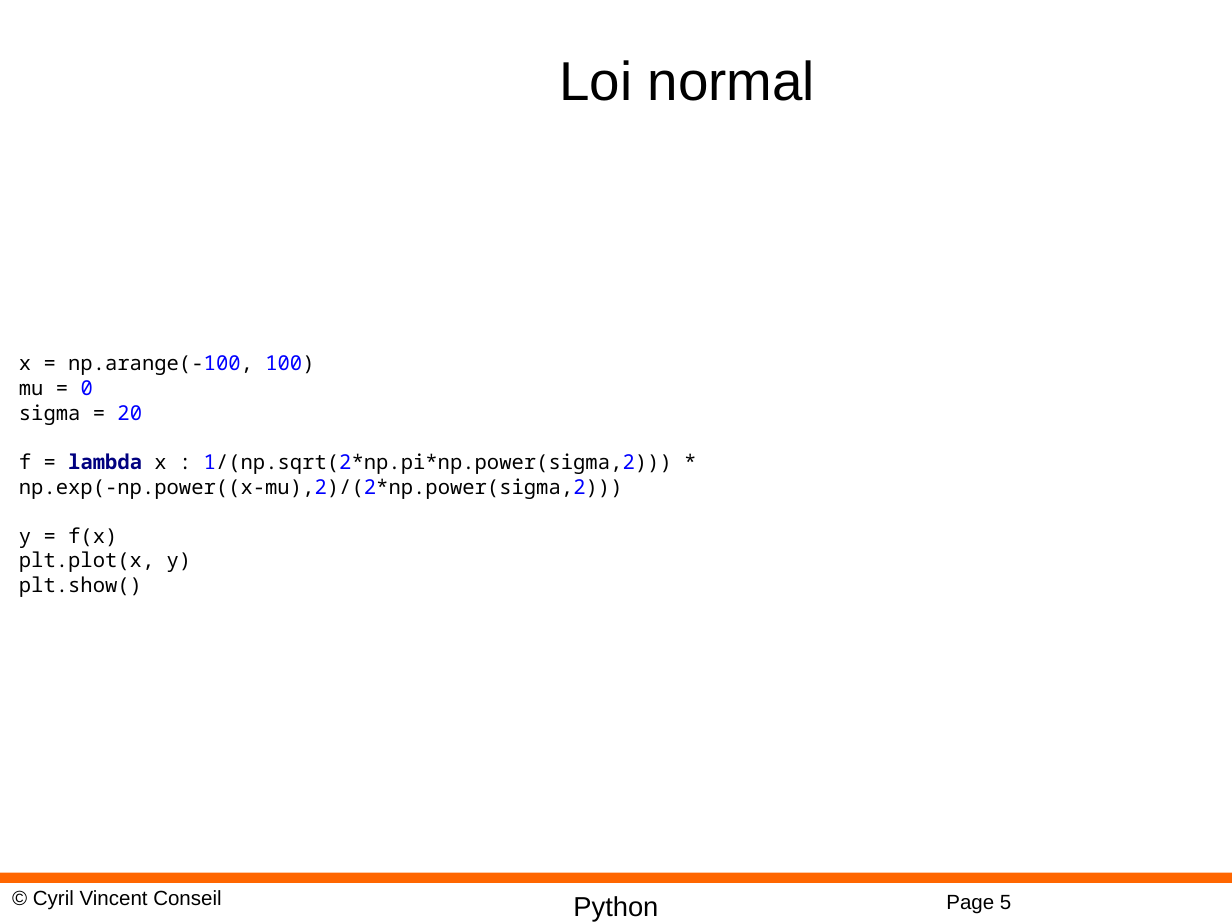
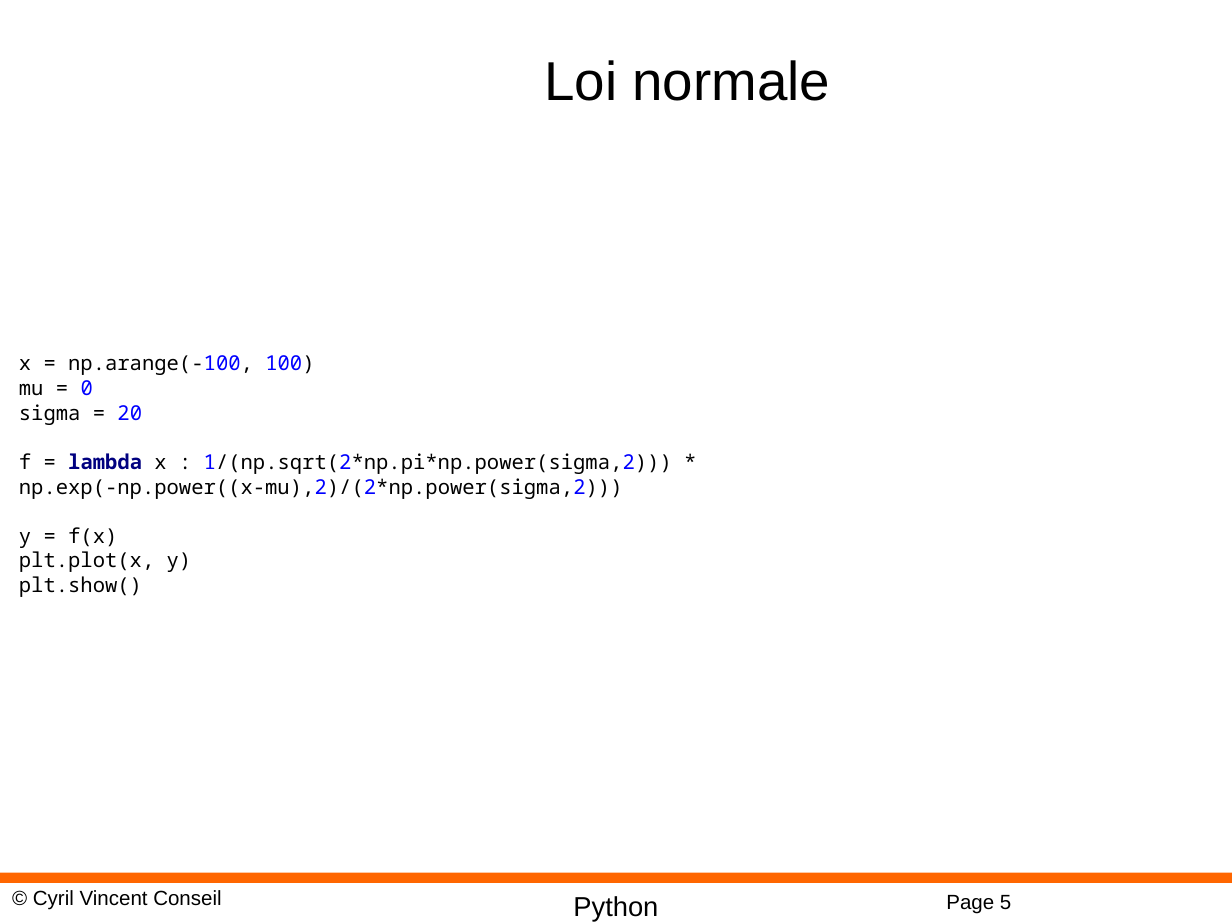
Before and after one commit to cyrilvincent/datascience, a slide deck: slide 5 of ppt/Datascience09-Stats.pptx. Drawn at 1232x924 pixels with LibreOffice and Linux fonts; fonts in the diff are those of the drawing; background and template pictures are left out. Boxes give left, top, right and bottom in pixels: in the first picture for what was removed or moved away, otherwise in the second. Text is boxed around its words. In the diff, an @@ line names an element or a change of style, - is before the commit and + after.

```diff
--- a/ppt/Datascience09-Stats.pptx
+++ b/ppt/Datascience09-Stats.pptx
@@ title at (544, 60, 830, 101): text changed @@
-Loi normal
+Loi normale
```
Also in this commit, not shown: 4 other files.
